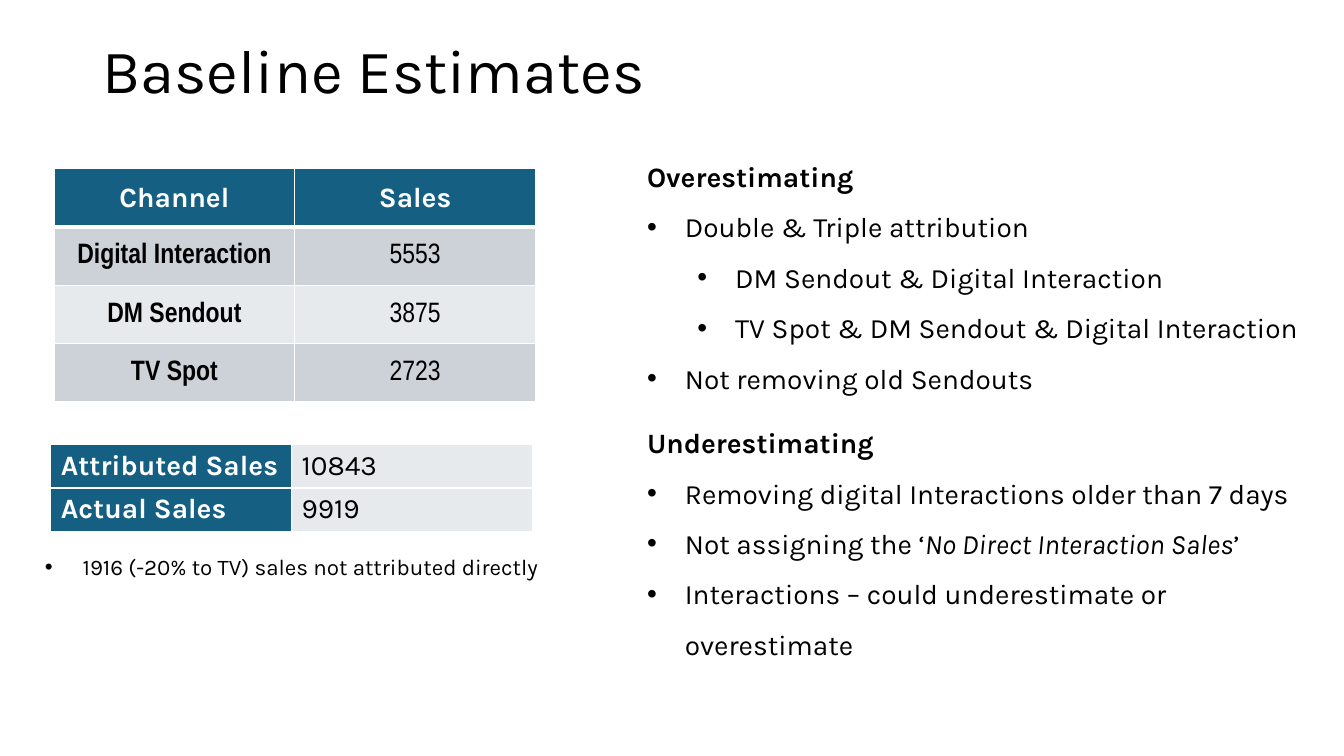
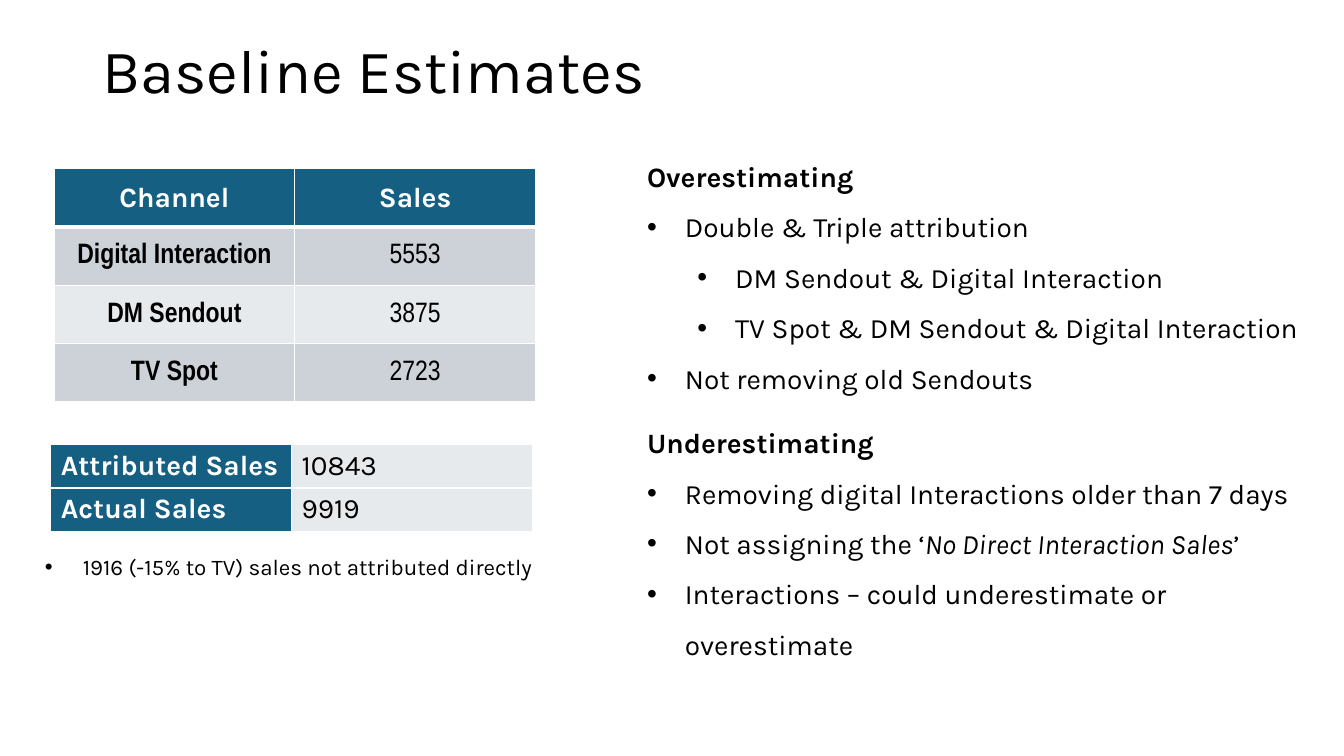
Before and after one commit to sprucemister/acquisition_case, a slide deck: slide 19 of Postcode Loterij Case Study.pptx. Drawn at 1344x756 pixels with LibreOffice and Linux fonts; fonts in the diff are those of the drawing; background and template pictures are left out. Boxes give left, top, right and bottom in pixels: in the first picture for what was removed or moved away, otherwise in the second. Text is boxed around its words. In the diff, an @@ line names an element or a change of style, - is before the commit and + after.

Commit message:
fix typos in presentation

```diff
--- a/Postcode Loterij Case Study.pptx
+++ b/Postcode Loterij Case Study.pptx
@@ text at <box>83,559,532,581</box>: text changed @@
-• 1916 (-20% to TV) sales not attributed directly
+• 1916 (-15% to TV) sales not attributed directly
```
Also in this commit, not shown: 1 other slide changed, 1 slide removed.
